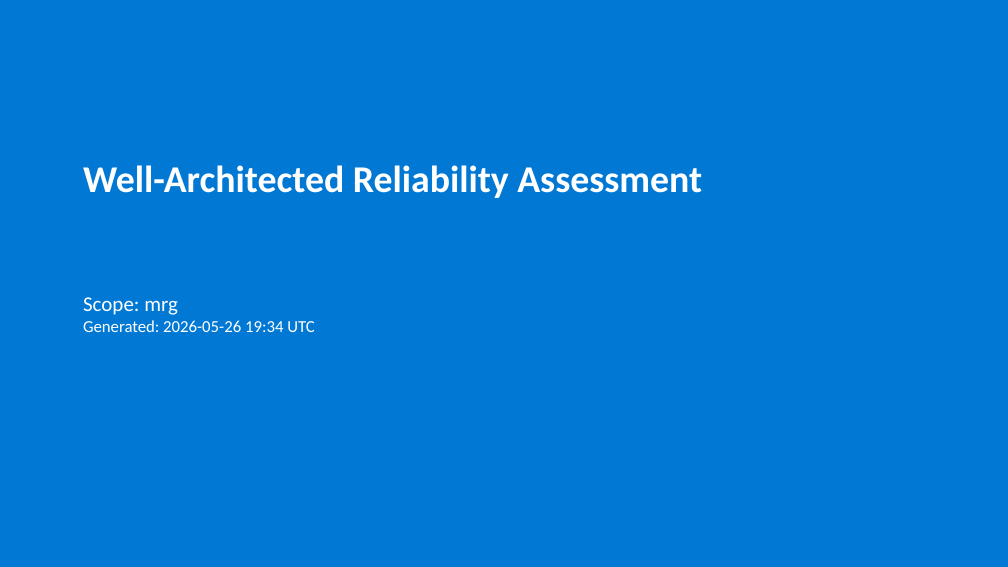
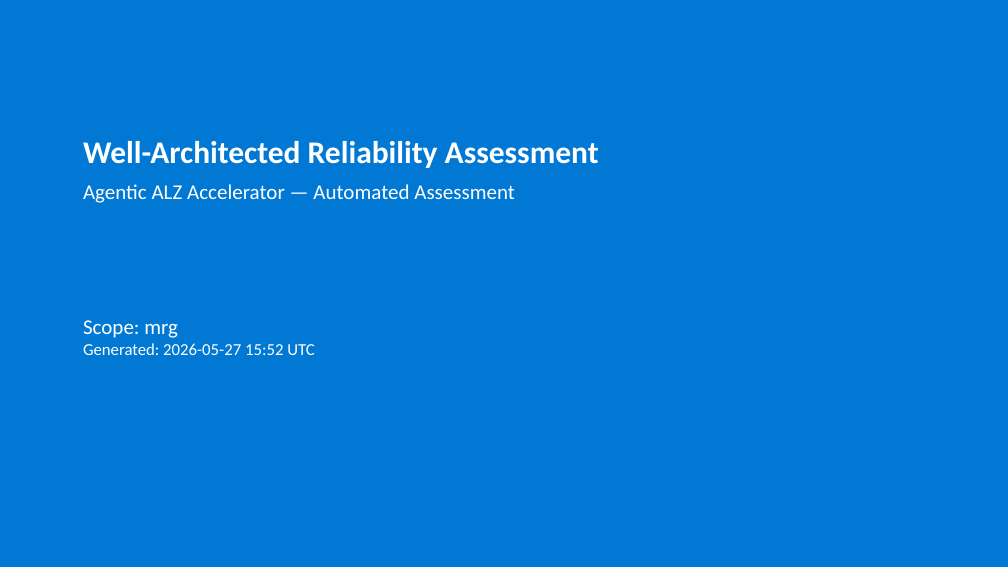
Before and after one commit to MaRekGroup/agentic-alz-accelerator, a slide deck: slide 1 of agent-output/marekgroup/assessment/mrg/wara-executive-summary.pptx. Drawn at 1008x567 pixels with LibreOffice and Linux fonts; fonts in the diff are those of the drawing. Boxes give left, top, right and bottom in pixels: in the first picture for what was removed or moved away, otherwise in the second. Text is boxed around its words. In the diff, an @@ line names an element or a change of style, - is before the commit and + after.

```diff
--- a/agent-output/marekgroup/assessment/mrg/wara-executive-summary.pptx
+++ b/agent-output/marekgroup/assessment/mrg/wara-executive-summary.pptx
@@ text "Well-Architected Reliability Assessment": place and size @@
-text "Well-Architected Reliability Assessment" at [83,165,702,198]
+text "Well-Architected Reliability Assessment" at [83,141,599,203]
@@ text at [83,141,599,168]: size 36 to 30 pt in "Well-Architected Reliability Assessment" @@
@@ text at [83,184,515,203]: paragraph added @@
+Agentic ALZ Accelerator — Automated Assessment
@@ text "Scope: mrg": place and size @@
-text "Scope: mrg" at [83,297,315,332]
+text "Scope: mrg" at [83,320,315,355]
@@ text at [83,343,315,355]: text changed @@
-Generated: 2026-05-26 19:34 UTC
+Generated: 2026-05-27 15:52 UTC
```
Also in this commit, not shown: 8 other slides changed, 9 slides added, 11 other files.
